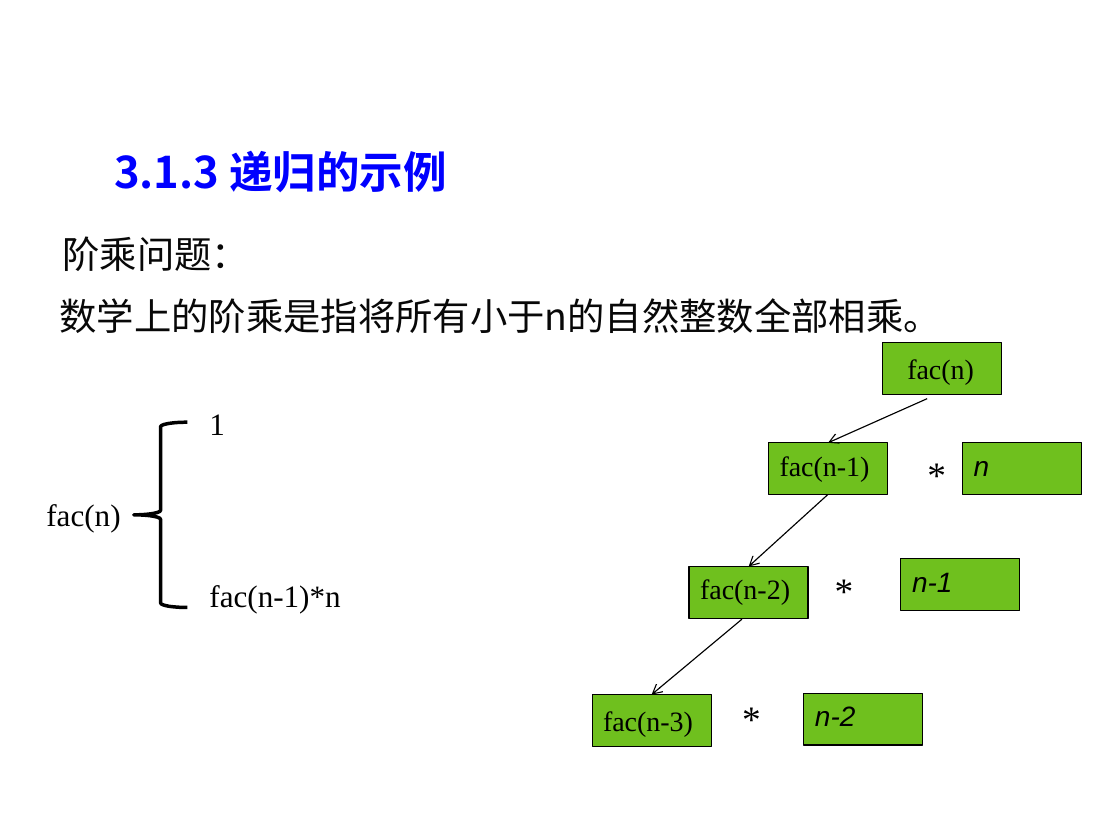
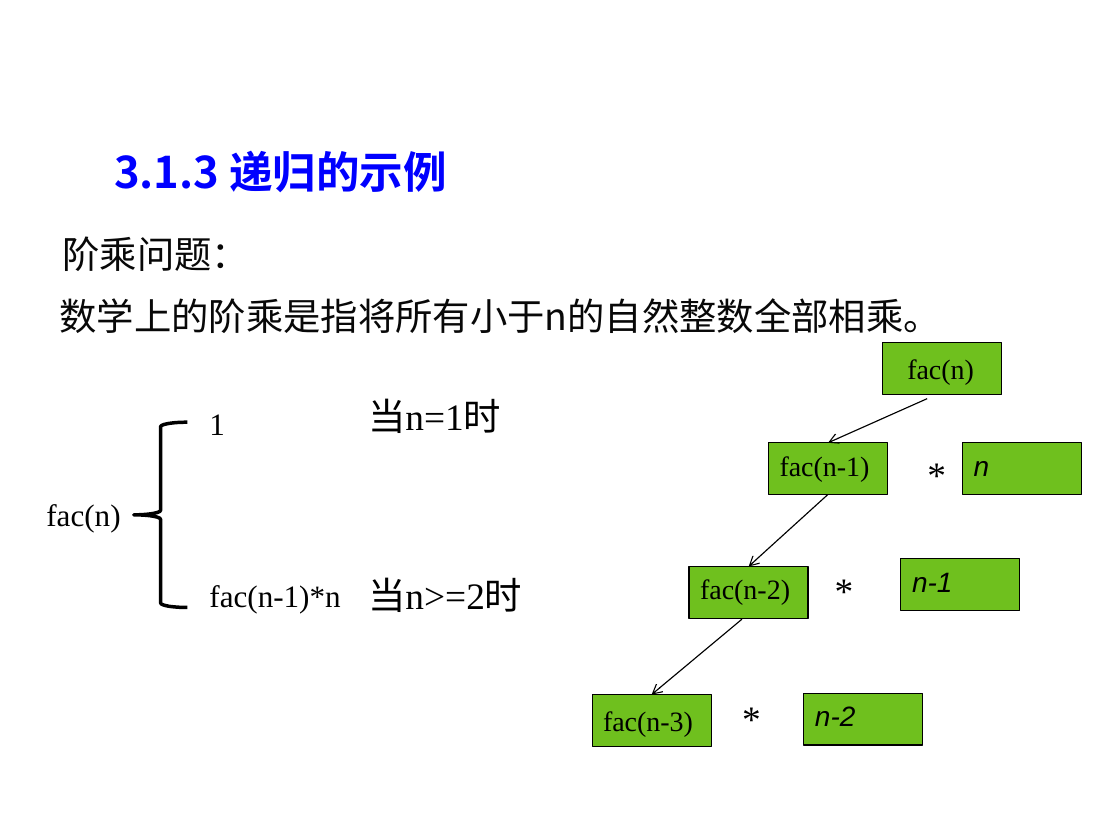
Before and after one commit to liutongling/DP, a slide deck: slide 13 of file/第3章 分治法计.pptx (slide 12 before the commit). Drawn at 1120x840 pixels with LibreOffice and Linux fonts; fonts in the diff are those of the drawing; background and template pictures are left out. Boxes give left, top, right and bottom in pixels: in the first picture for what was removed or moved away, otherwise in the second. Text is boxed around its words. In the diff, an @@ line names an element or a change of style, - is before the commit and + after.

```diff
--- a/file/第3章 分治法计.pptx
+++ b/file/第3章 分治法计.pptx
@@ text added at [368,398,522,612], 24 pt, text #000000 @@
+当n=1时
+当n>=2时
```
Also in this commit, not shown: 3 other slides changed, 3 slides added, 2 other files.
